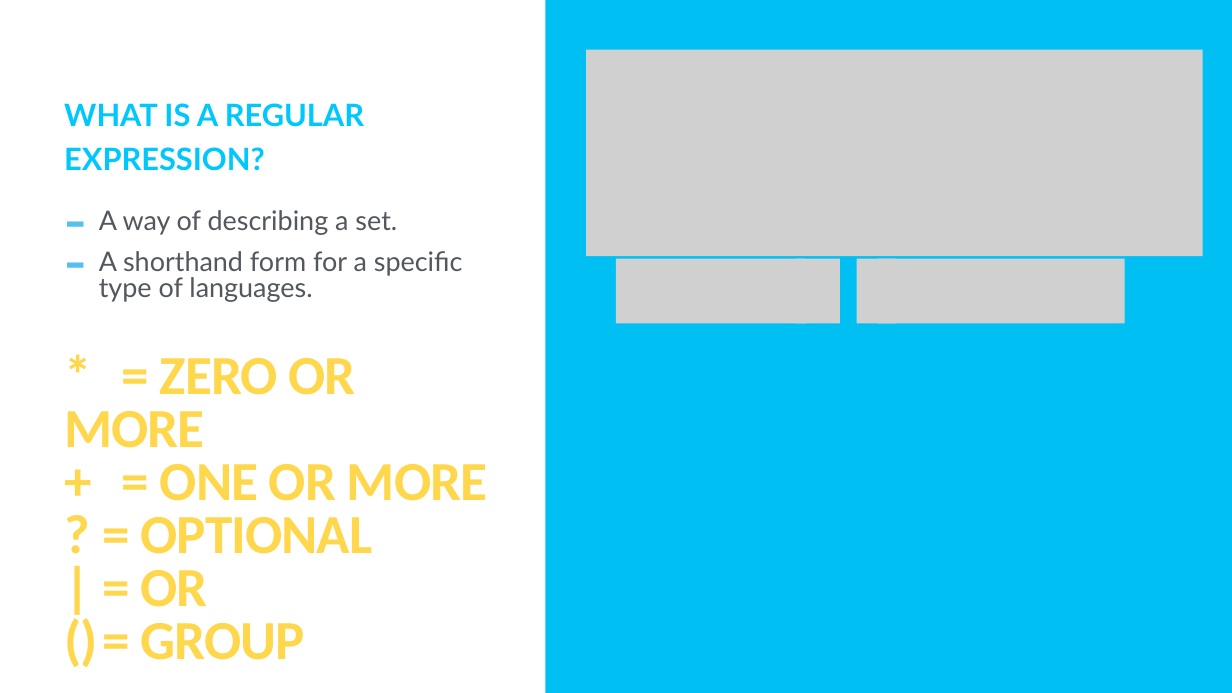
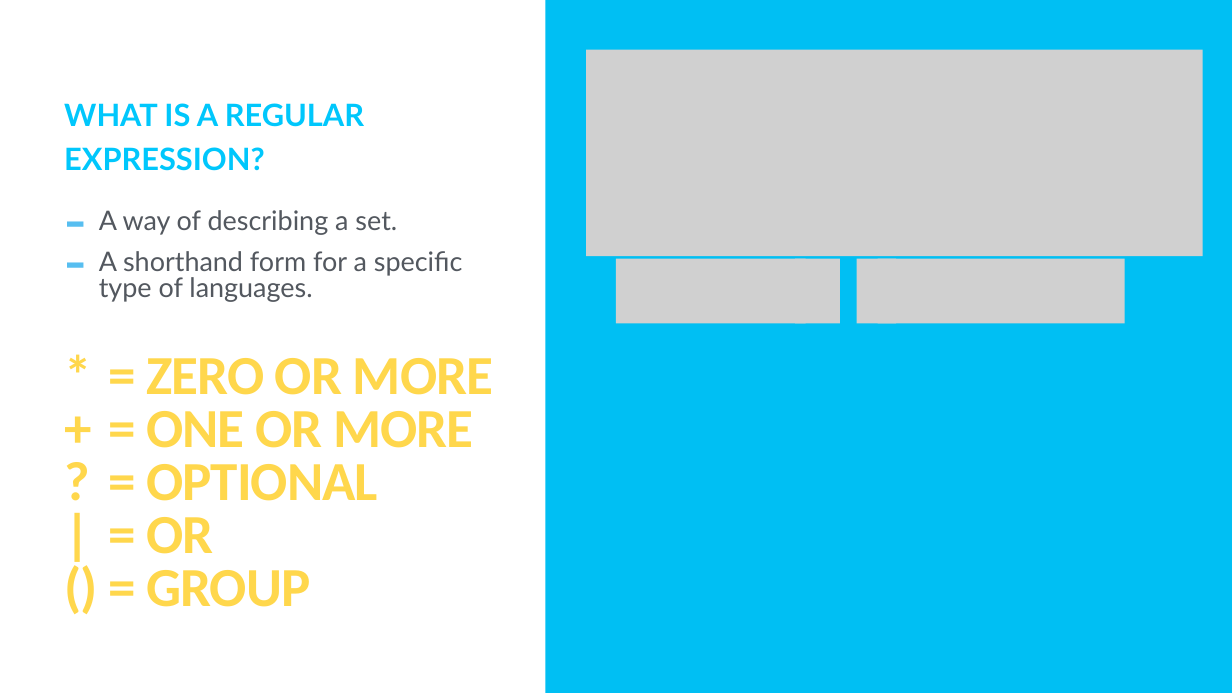
Before and after one commit to TommyWoodley/teaching, a slide deck: slide 3 of ALevel/RegularAndContextFreeLanguages/RegularExpressionsAndContextFreeLanguages.pptx. Drawn at 1232x693 pixels with LibreOffice and Linux fonts; fonts in the diff are those of the drawing; grey boxes stand for pictures. Boxes give left, top, right and bottom in pixels: in the first picture for what was removed or moved away, otherwise in the second. Text is boxed around its words. In the diff, an @@ line names an element or a change of style, - is before the commit and + after.

```diff
--- a/ALevel/RegularAndContextFreeLanguages/RegularExpressionsAndContextFreeLanguages.pptx
+++ b/ALevel/RegularAndContextFreeLanguages/RegularExpressionsAndContextFreeLanguages.pptx
@@ text added at [61,350,506,664], 85.8 pt, text #FFD74C, bold @@
+*
++
+?
+|
+()
@@ text at [146,358,493,607]: text changed @@
-* = ZERO OR MORE
-+ = ONE OR MORE
-? = OPTIONAL
-| = OR
-() = GROUP
+= ZERO OR MORE
+= ONE OR MORE
+= OPTIONAL
+= OR
+= GROUP
```
Also in this commit, not shown: 3 other slides changed, 5 other files.
